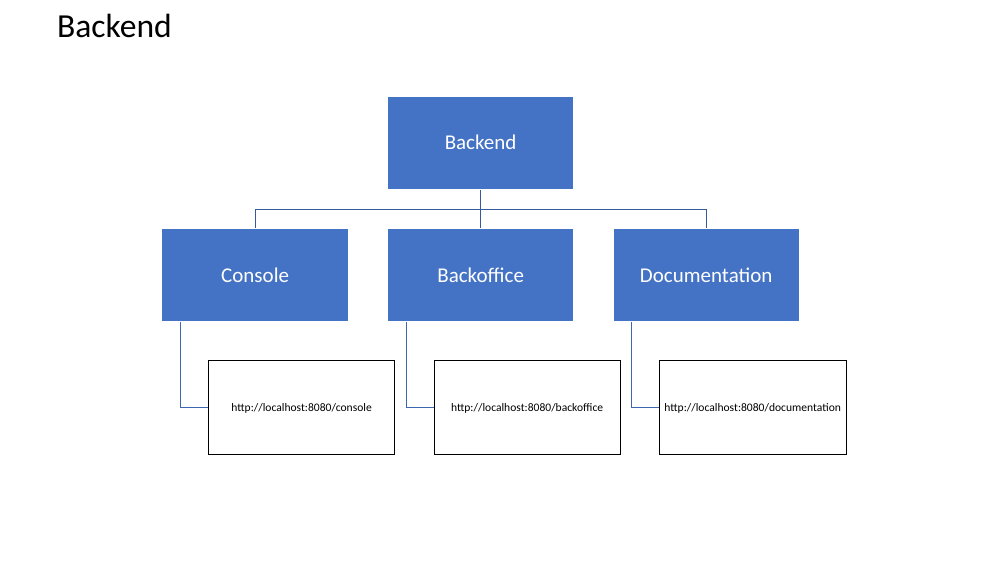
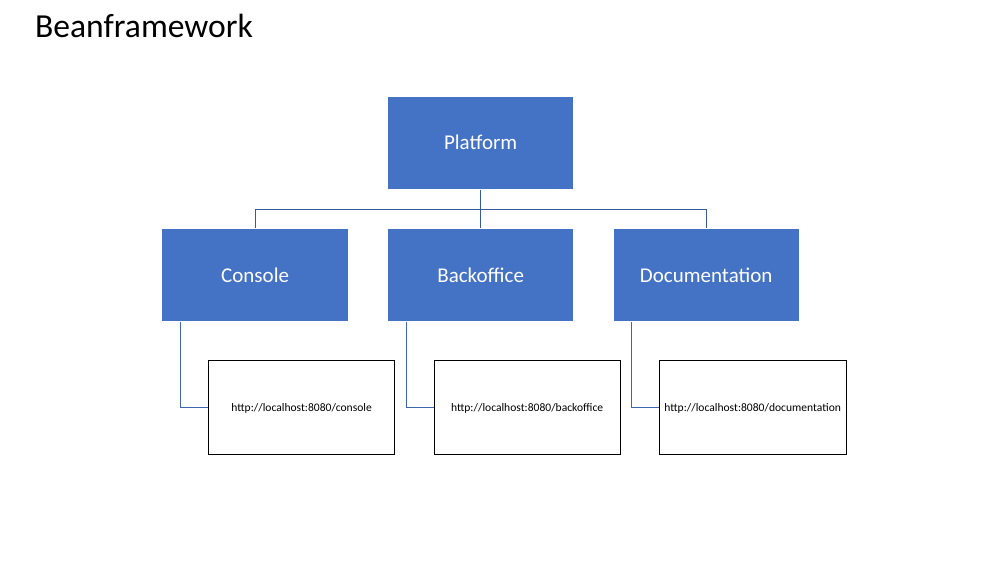
Before and after one commit to williamtanws/beanframework, a slide deck: slide 1 of Architecture.pptx (slide 5 before the commit). Drawn at 1008x567 pixels with LibreOffice and Linux fonts; fonts in the diff are those of the drawing. Boxes give left, top, right and bottom in pixels: in the first picture for what was removed or moved away, otherwise in the second. Text is boxed around its words. In the diff, an @@ line names an element or a change of style, - is before the commit and + after.

Commit message:
update

```diff
--- a/Architecture.pptx
+++ b/Architecture.pptx
@@ text at [35, 13, 253, 38]: text changed @@
-Backend
+Beanframework
@@ text at [444, 134, 517, 149]: text changed @@
-Backend
+Platform
```
Also in this commit, not shown: 1 slide added.
